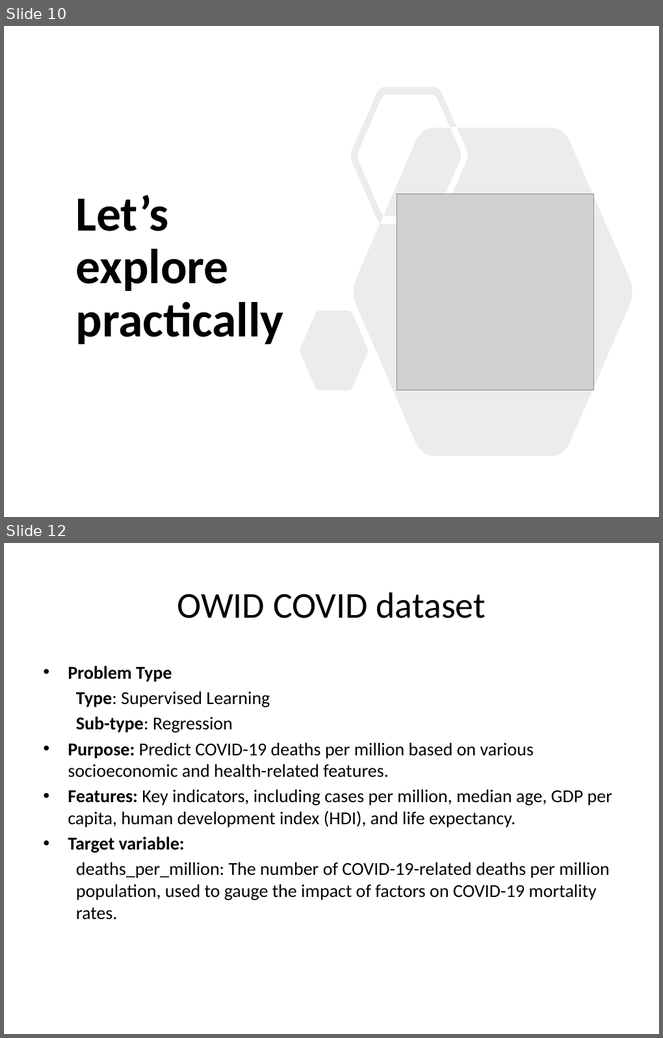
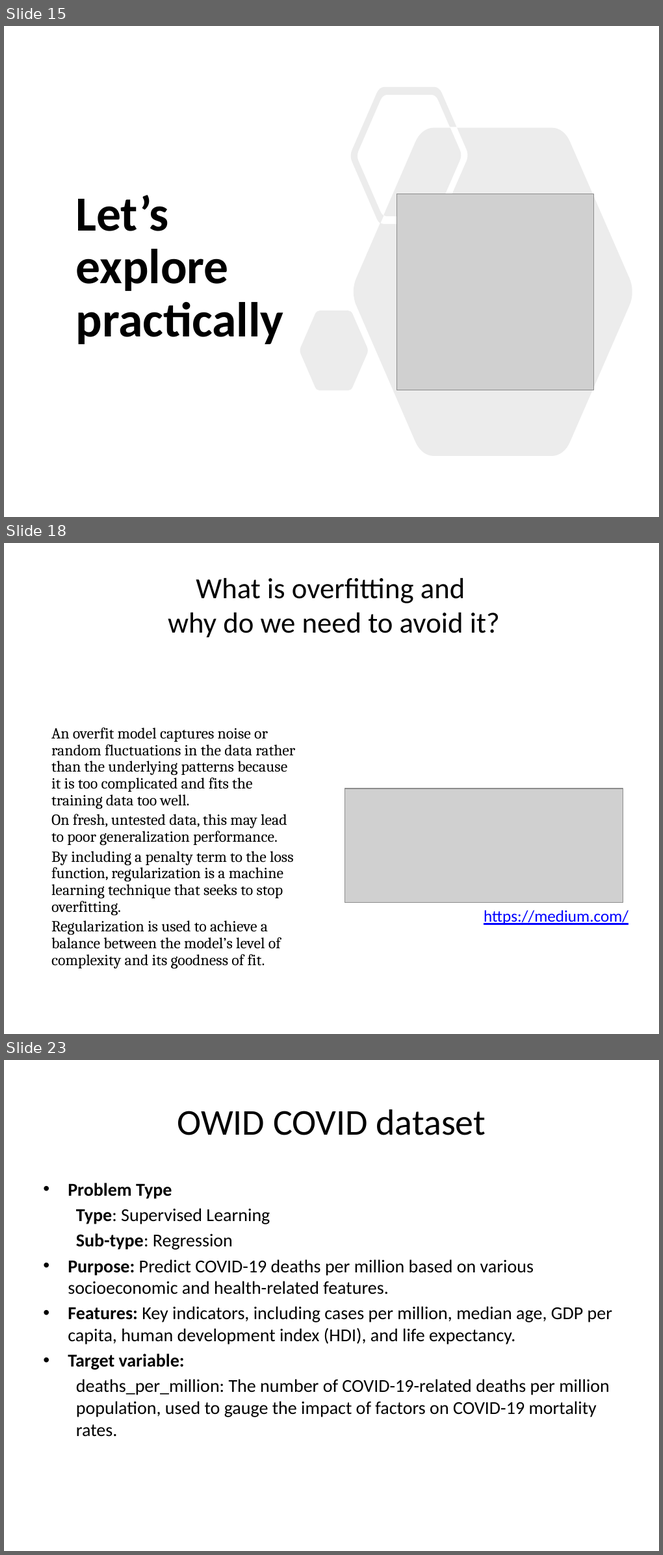
Before and after one commit to sraorao/ML_DL_intro_python_HT2025, a slide deck: Session_1_ML_DL_intro_python_MT2024.pptx. Shown one above the other, each under a label of ours: slides 10 and 12 before the commit, slides 15, 18 and 23 after it; the slides between them are not shown. The pictures are 663x1038 and 663x1555 pixels, drawn with LibreOffice and Linux fonts; fonts in the diff are those of the drawing; grey boxes stand for pictures. Boxes give left, top, right and bottom in pixels: in the first picture for what was removed or moved away, otherwise in the second. Text is boxed around its words. In the diff, an @@ line names an element or a change of style, - is before the commit and + after.

```diff
--- a/Session_1_ML_DL_intro_python_MT2024.pptx
+++ b/Session_1_ML_DL_intro_python_MT2024.pptx
@@ slide 18 added at <box>4,543,659,1034</box>, background #FFFFFF @@
@@ rectangle added at <box>4,543,659,668</box>, fill #FFFFFF @@
@@ title added at <box>168,578,500,638</box>, 32 pt, text #000000 @@
+What is overfitting and
+why do we need to avoid it?
@@ text added at <box>51,728,295,969</box>, 17 pt, text #000000 @@
+An overfit model captures noise or random fluctuations in the data rather than the underlying patterns because it is too complicated and fits the training data too well.
+On fresh, untested data, this may lead to poor generalization performance.
+By including a penalty term to the loss function, regularization is a machine learning technique that seeks to stop overfitting.
+Regularization is used to achieve a balance between the model’s level of complexity and its goodness of fit.
@@ picture added at <box>345,789,623,902</box> @@
@@ text added at <box>484,910,629,925</box>, 18 pt, text #0000FF, underline @@
+https://medium.com/
@@ what was slide 10 is now slide 15 @@
@@ what was slide 12 is now slide 23 @@
```
Also in this commit, not shown: 8 slides changed, 11 other slides added.
